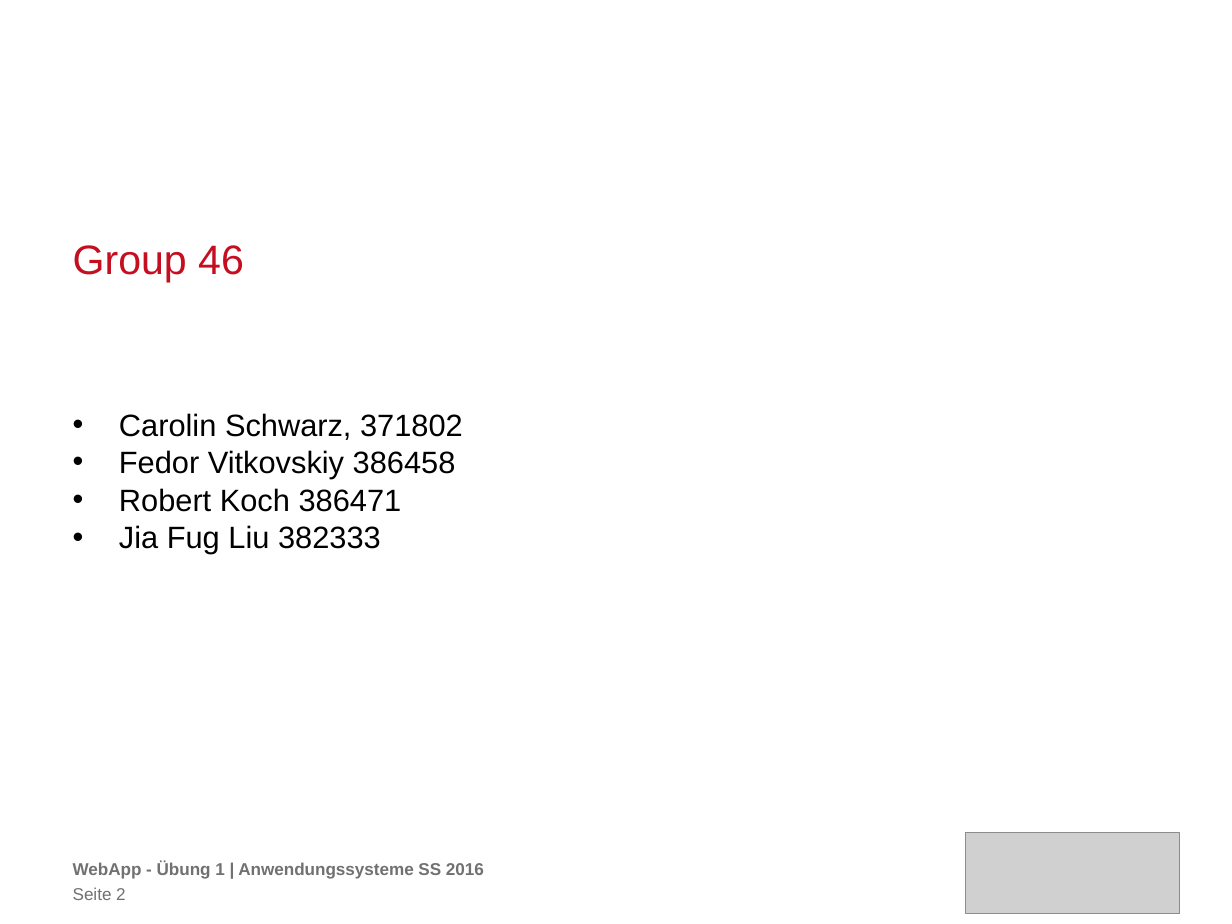
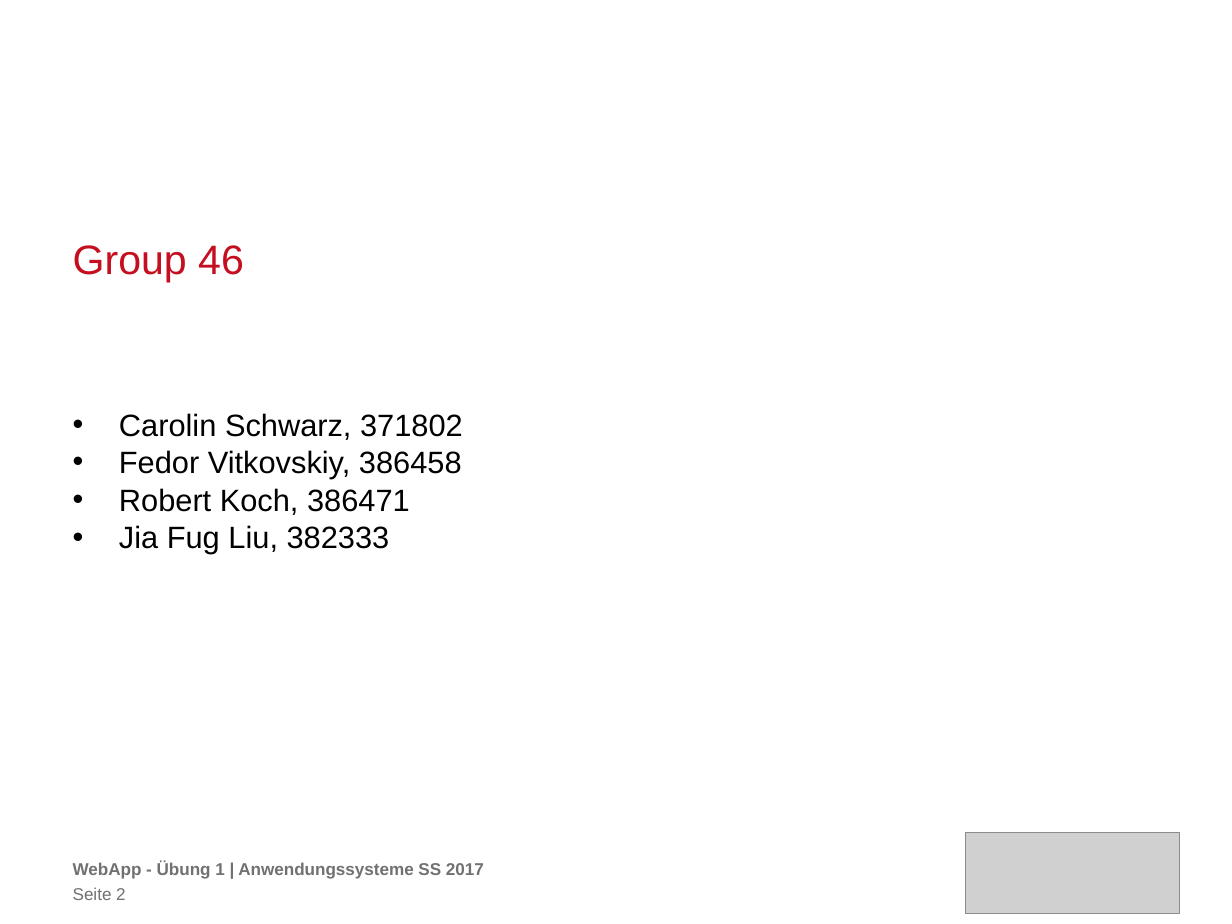
Before and after one commit to carolin262/anwendungssysA1, a slide deck: slide 2 of WebApp_TU.pptx. Drawn at 1232x924 pixels with LibreOffice and Linux fonts; fonts in the diff are those of the drawing; grey boxes stand for pictures; background and template pictures are left out. Boxes give left, top, right and bottom in pixels: in the first picture for what was removed or moved away, otherwise in the second. Text is boxed around its words. In the diff, an @@ line names an element or a change of style, - is before the commit and + after.

```diff
--- a/WebApp_TU.pptx
+++ b/WebApp_TU.pptx
@@ text at box(119, 450, 462, 554): text changed @@
-• Fedor Vitkovskiy 386458
-• Robert Koch 386471
-• Jia Fug Liu 382333
+• Fedor Vitkovskiy, 386458
+• Robert Koch, 386471
+• Jia Fug Liu, 382333
@@ text at box(73, 861, 484, 879): text changed @@
-WebApp - Übung 1 | Anwendungssysteme SS 2016
+WebApp - Übung 1 | Anwendungssysteme SS 2017
```
Also in this commit, not shown: 33 other slides changed, 1 other file.
